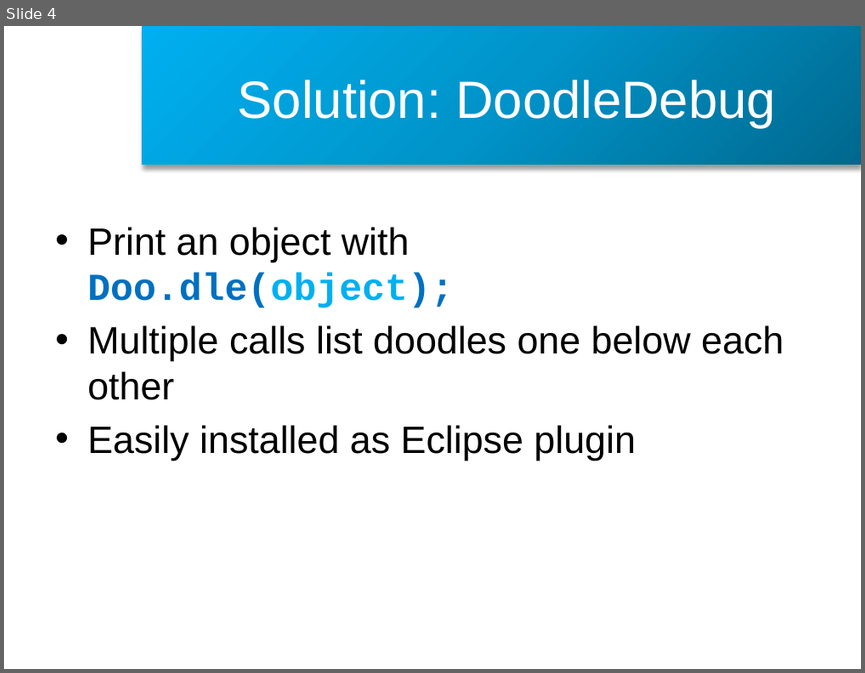
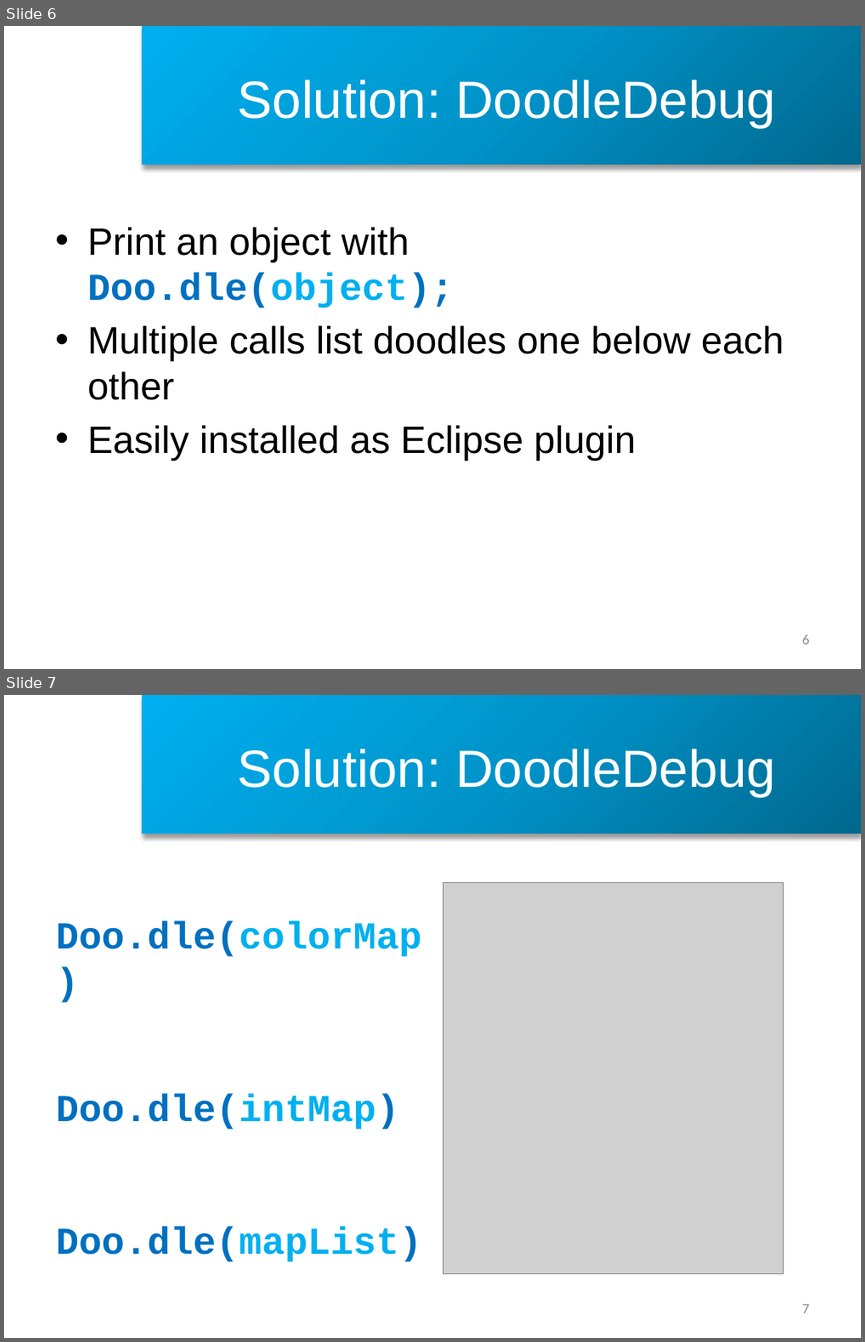
Before and after one commit to CedricReichenbach/DoodleDebug, a slide deck: presentations/Demo DoodleDebug Spring 2013.pptx. Shown one above the other, each under a label of ours: slide 4 before the commit, slides 6 and 7 after it. The pictures are 865x673 and 865x1342 pixels, drawn with LibreOffice and Linux fonts; fonts in the diff are those of the drawing; grey boxes stand for pictures; background and template pictures are left out. Boxes give left, top, right and bottom in pixels: in the first picture for what was removed or moved away, otherwise in the second. Text is boxed around its words. In the diff, an @@ line names an element or a change of style, - is before the commit and + after.

```diff
--- a/presentations/Demo DoodleDebug Spring 2013.pptx
+++ b/presentations/Demo DoodleDebug Spring 2013.pptx
@@ slide 7 added at (x1=4, y1=695, x2=861, y2=1338), background #FFFFFF; not listed: 1 template element that a slide beside it also shows @@
@@ title added at (x1=238, y1=749, x2=776, y2=797), 44 pt, text #FFFFFF @@
+Solution: DoodleDebug
@@ picture added at (x1=443, y1=882, x2=783, y2=1273) @@
@@ text added at (x1=56, y1=921, x2=422, y2=1262), 32 pt, text #0070C0, bold @@
+Doo.dle(colorMap)
+Doo.dle(intMap)
+Doo.dle(mapList)
@@ page number added at (x1=802, y1=1304, x2=809, y2=1313), 12 pt, text #8C8C8C @@
+7
@@ what was slide 4 is now slide 6 @@
@@ slide 6 changed as well @@
@@ page number added at (x1=802, y1=635, x2=809, y2=644), 12 pt, text #8C8C8C @@
+6
```
Also in this commit, not shown: 12 other slides changed, 3 other slides added, 5 slides removed, 28 other files.
